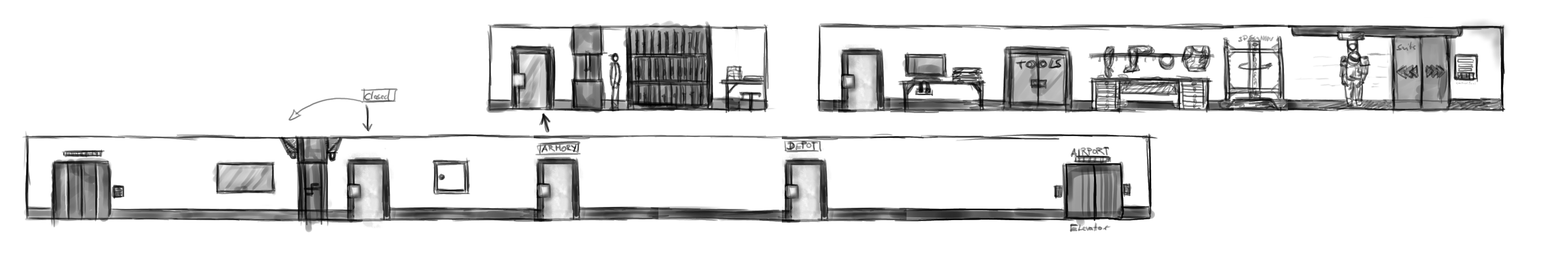
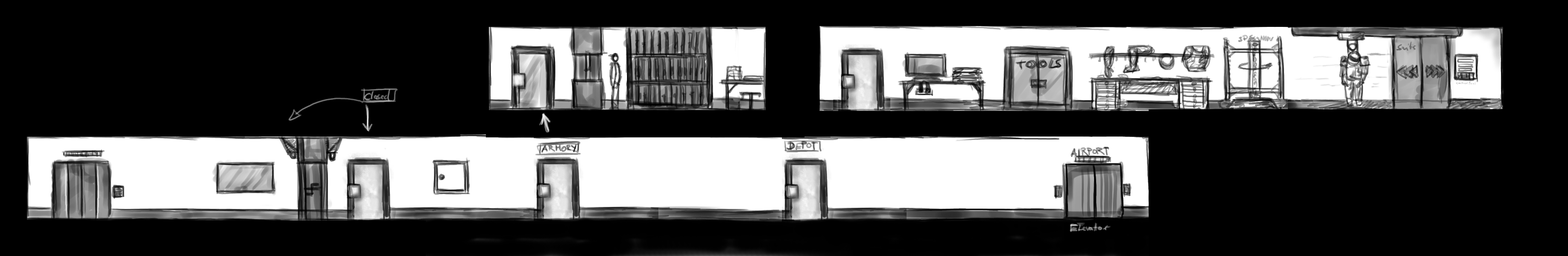
Layered file, before and after one edit (1568×256). Changes by layer:
added layer "Pasted Layer" above "New Layer" over [272, 77, 1123, 240]
painted on "New Layer" over [0, 0, 1568, 256]
